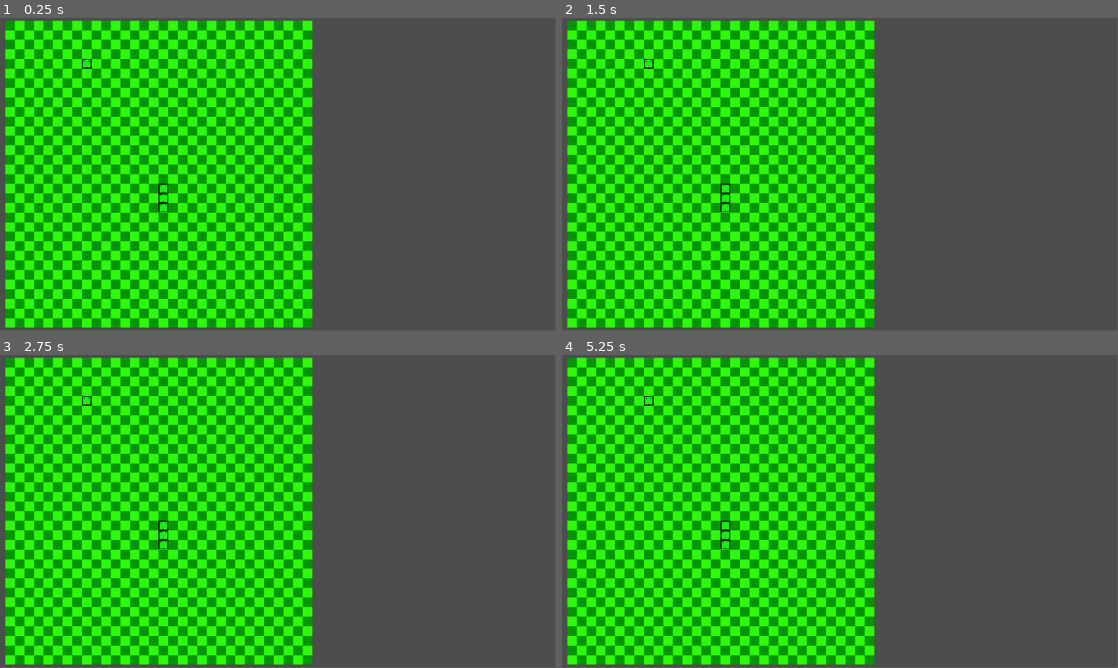
Above: before the commit, frames 1-4 (two rows, left to right).
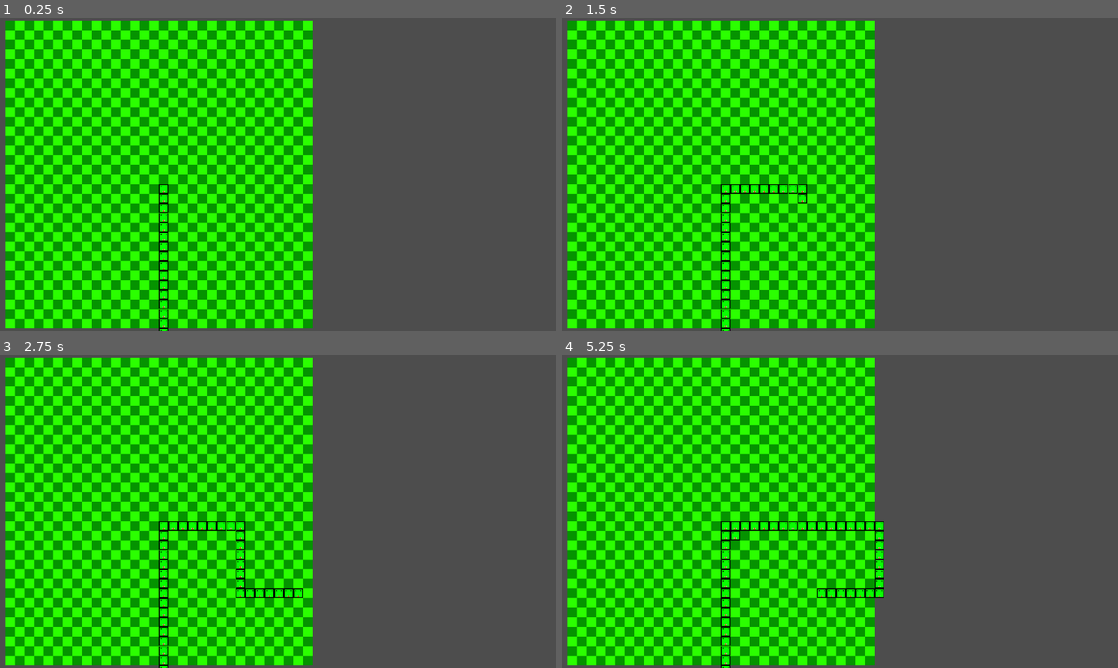
Above: after the commit, the same moments.

Repository: cash30/grid
Game: Godot game, scene res://Scenes/Main.tscn
Same seed, same stepped clock (60 frames per second), same inputs: the game is played once before the commit and once after it.
Inputs:
- Up to frame 1 (0.25 s): no input
- Up to frame 2 (1.5 s): tap Enter at 0.5 s; hold Right (right) 0.53-1.28 s; hold Down (down) from 1.28 s (still down)
- Up to frame 3 (2.75 s): release Down (down) at 2.03 s; hold Right (right) from 2.03 s (still down)
- Up to frame 4 (5.25 s): release Right (right) at 2.78 s; hold Up (up) 2.78-3.53 s; hold Left (left) 3.53-5.03 s; hold Down (down) from 5.03 s (still down)
In our replay, the window is 799x449 before the commit and 800x450 after it. These sizes can differ from the game's own. Grey fills any space a smaller window leaves; there, only what the larger window draws over its background counts as a difference.

The runs differ from the first frame. In frame 1, 6.2% of the frame differs, in the area x 0-57%, y 0-100%; in frame 2, 6.7%; in frame 3, 7.2%; in frame 4, 7.7%, in the area x 0-58%, y 0-100%.
Error before the commit: Cannot call method 'instantiate' on a null value. (res://Scripts/main.gd:51)

Commit message:
fix movement

Diff:
--- a/Scenes/Main.tscn
+++ b/Scenes/Main.tscn
@@ -1,27 +1,17 @@
-[gd_scene load_steps=4 format=3 uid="uid://dtlojkddgo42w"]
+[gd_scene load_steps=3 format=3 uid="uid://dtlojkddgo42w"]
 
 [ext_resource type="Script" uid="uid://cmpkcibobrpwf" path="res://Scripts/main.gd" id="1_kln2b"]
 [ext_resource type="Texture2D" uid="uid://chqunargevfp0" path="res://Art/Snake/Map.png" id="1_r150o"]
-[ext_resource type="PackedScene" uid="uid://p5sjc0fmjllw" path="res://Scenes/player/player.tscn" id="2_idj7w"]
 
 [node name="Main" type="Node2D"]
 script = ExtResource("1_kln2b")
-snakeScene = ExtResource("2_idj7w")
+
+[node name="Map" type="Sprite2D" parent="."]
+z_index = -1
+position = Vector2(155, 155.00002)
+scale = Vector2(10, 10)
+texture = ExtResource("1_r150o")
 
 [node name="Camera2D" type="Camera2D" parent="."]
 position = Vector2(279, 155)
 zoom = Vector2(1.99, 1.99)
-
-[node name="Map" type="Sprite2D" parent="."]
-position = Vector2(155, 155.00002)
-scale = Vector2(10, 10)
-texture = ExtResource("1_r150o")
-
-[node name="player" parent="." instance=ExtResource("2_idj7w")]
-position = Vector2(80, 40)
-
-[node name="Area2D" type="Area2D" parent="."]
-position = Vector2(0, 1)
-
-[node name="Timer" type="Timer" parent="."]
-wait_time = 0.1
--- /dev/null
+++ b/Scenes/lose.tscn
@@ -0,0 +1,69 @@
+[gd_scene load_steps=2 format=3 uid="uid://bnjmo3v0kwf3j"]
+
+[ext_resource type="Theme" uid="uid://dmqglkuslo5jw" path="res://Themes/defualt text theme.tres" id="1_ie4w5"]
+
+[node name="Control" type="Control"]
+layout_mode = 3
+anchors_preset = 15
+anchor_right = 1.0
+anchor_bottom = 1.0
+grow_horizontal = 2
+grow_vertical = 2
+
+[node name="ColorRect" type="ColorRect" parent="."]
+layout_mode = 1
+anchors_preset = 15
+anchor_right = 1.0
+anchor_bottom = 1.0
+grow_horizontal = 2
+grow_vertical = 2
+color = Color(0.9893752, 0.56344277, 0.11068841, 1)
+
+[node name="Label" type="Label" parent="."]
+layout_mode = 1
+anchors_preset = 14
+anchor_top = 0.5
+anchor_right = 1.0
+anchor_bottom = 0.5
+offset_top = -253.0
+offset_bottom = -106.0
+grow_horizontal = 2
+grow_vertical = 2
+theme = ExtResource("1_ie4w5")
+theme_override_colors/font_color = Color(0, 0, 0, 1)
+text = "You died."
+horizontal_alignment = 1
+vertical_alignment = 1
+
+[node name="Label2" type="Label" parent="."]
+layout_mode = 1
+anchors_preset = -1
+anchor_top = 0.5
+anchor_right = 1.0
+anchor_bottom = 0.596
+offset_top = -11.5
+offset_bottom = -0.20800781
+grow_horizontal = 2
+grow_vertical = 2
+theme = ExtResource("1_ie4w5")
+theme_override_colors/font_color = Color(0, 0, 0, 1)
+theme_override_font_sizes/font_size = 50
+text = "Score: 00"
+horizontal_alignment = 1
+vertical_alignment = 1
+
+[node name="Label3" type="Label" parent="."]
+layout_mode = 1
+anchors_preset = -1
+anchor_top = 0.81500006
+anchor_right = 1.0
+anchor_bottom = 0.938
+offset_top = -0.12005615
+offset_bottom = 0.17596436
+grow_horizontal = 2
+grow_vertical = 0
+theme = ExtResource("1_ie4w5")
+theme_override_colors/font_color = Color(0, 0, 0, 1)
+theme_override_font_sizes/font_size = 30
+text = "Click or press space to restart"
+horizontal_alignment = 1
--- a/Scenes/player/player.tscn
+++ b/Scenes/player/player.tscn
@@ -6,7 +6,7 @@
 [sub_resource type="RectangleShape2D" id="RectangleShape2D_eo61r"]
 size = Vector2(8, 8)
 
-[node name="CharacterBody2D" type="CharacterBody2D"]
+[node name="player" type="CharacterBody2D"]
 script = ExtResource("1_eo61r")
 
 [node name="CollisionShape2D" type="CollisionShape2D" parent="."]
@@ -17,5 +17,6 @@
 texture = ExtResource("2_eo61r")
 
 [node name="Timer" type="Timer" parent="."]
+wait_time = 0.1
 
 [connection signal="timeout" from="Timer" to="." method="_on_timer_timeout"]
--- a/Scripts/main.gd
+++ b/Scripts/main.gd
@@ -10,16 +10,16 @@
 var down = Vector2(0, 1)
 var left = Vector2(-1, 0)
 var right = Vector2(1, 0)
-var mmoveDirection : Vector2
+var mmoveDirection : Vector2 = up
 var canMove : bool
 
 var gameStarted = false
 var cells = 32
 var cellSize = 10
 
-@export var snakeScene : PackedScene
+@export var snakeScene : PackedScene = load("res://Scenes/player/player.tscn")
 @export var score : int =  0
-@export var speed : int = 100.0
+@export var speed : int = 1.0
 
 # Called when the node enters the scene tree for the first time.
 func _ready() -> void:
@@ -35,7 +35,7 @@
 
 func newGame() -> void:
 	score = 0
-	mmoveDirection = right
+	mmoveDirection = up
 	canMove = true
 	generateSnake()
 
@@ -43,7 +43,7 @@
 	oldData.clear()
 	snakeData.clear()
 	snake.clear()
-	for i in range(3):
+	for i in range(30):
 		addSegment(startingPos + Vector2(0, i))
 
 func addSegment(pos):
@@ -53,3 +53,16 @@
 	add_child(segment)
 	snake.append(segment)
 	#https://www.youtube.com/watch?v=DlRP-UBR-2A working on this @4:14
+func checkOutIfHitWall():
+	if snakeData[0].x < 0 or snakeData[0].x > cells - 1 or snakeData[0].y < 0 or snakeData[0].y > cells - 1:
+		print("hit wall")
+		#end_game()
+
+func checkIfAppleEaton():
+	for i in range(1, len(snakeData)):
+		if snakeData[0] == snakeData[i]:
+			print("ate self")
+			#end_game()
+
+func checkIfSelfCollide():
+	pass
--- a/Scripts/player.gd
+++ b/Scripts/player.gd
@@ -1,44 +1,38 @@
 extends CharacterBody2D
-
-
-var isOnTilex : bool = int(position.x) % 10 != 0
-var isOnTiley : bool = int(position.y) % 10 != 0
-var shouldGoUp : bool = int(position.x) % 10 > 5
-var shouldGoDown : bool = int(position.x) % 10 < 5
-
-
-@export var speed : int = 100.0
-
-func _ready() -> void:
-	pass
-
-func _physics_process(delta: float) -> void:
-	moveSnake()
+var moveDirection = Vector2(0, 0)
 
 
 
 
-	move_and_slide()
+#@export var speed : int = 1.0
+
+func _ready() -> void:
+	moveDirection = Main.mmoveDirection
+
+func _process(delta: float) -> void:
+	moveDirection = Main.mmoveDirection
+	moveSnake()
+	#move_and_slide()
 
 func moveSnake():
 	if Main.canMove:
 
-		if Input.is_action_pressed("up") and !Input.is_action_pressed("down"):
+		if Input.is_action_pressed("up") and Main.mmoveDirection != Main.down:
 			Main.mmoveDirection = Main.up
 			Main.canMove = false
 			if !Main.gameStarted:
 				startGame()
-		if Input.is_action_pressed("down") and !Input.is_action_pressed("up"):
+		if Input.is_action_pressed("down") and Main.mmoveDirection != Main.up:
 			Main.mmoveDirection = Main.down
 			Main.canMove = false
 			if !Main.gameStarted:
 				startGame()
-		if Input.is_action_pressed("left") and !Input.is_action_pressed("right"):
+		if Input.is_action_pressed("left") and Main.mmoveDirection != Main.right:
 			Main.mmoveDirection = Main.left
 			Main.canMove = false
 			if !Main.gameStarted:
 				startGame()
-		if Input.is_action_pressed("right") and !Input.is_action_pressed("left"):
+		if Input.is_action_pressed("right") and Main.mmoveDirection != Main.left:
 			Main.mmoveDirection = Main.right
 			Main.canMove = false
 			if !Main.gameStarted:
@@ -51,17 +45,14 @@
 
 
 func _on_timer_timeout() -> void:
-	pass # Replace with function body.
-
-
-
-	#isOnTilex = int(position.x) % 10 == 0
-	#isOnTiley = int(position.y) % 10 == 0
-	#print(int(position.y) % 10)
-		#
-	#if !isOnTilex and !isOnTiley:
-		#if shouldGoUp:
-			#position.x -= 1
-		#elif shouldGoDown:
-			#position.x += 1
-		#position.y += 1
+	Main.canMove = true
+	Main.oldData = [] + Main.snakeData
+	Main.snakeData[0] += moveDirection
+	for i in range(len(Main.snakeData)):
+		#move all the segments along by one
+		if i > 0:
+			Main.snakeData[i] = Main.oldData[i - 1]
+		Main.snake[i].position = (Main.snakeData[i] * Main.cellSize) + Vector2(0, Main.cellSize)
+	Main.checkOutIfHitWall()
+	Main.checkIfAppleEaton()
+	Main.checkIfSelfCollide()
--- /dev/null
+++ b/Themes/defualt text theme.tres
@@ -0,0 +1,4 @@
+[gd_resource type="Theme" format=3 uid="uid://dmqglkuslo5jw"]
+
+[resource]
+default_font_size = 60
--- a/project.godot
+++ b/project.godot
@@ -13,11 +13,16 @@
 config/name="grid"
 run/main_scene="uid://dtlojkddgo42w"
 config/features=PackedStringArray("4.5", "GL Compatibility")
+run/max_fps=60
 config/icon="res://Art/icon.svg"
 
 [autoload]
 
 Main="*res://Scripts/main.gd"
+
+[display]
+
+window/stretch/mode="viewport"
 
 [editor_plugins]
 
Binary file added: Art/Snake/apple.png
Not shown, added: Art/Snake/apple.png.import
Not shown, changed: README.md
